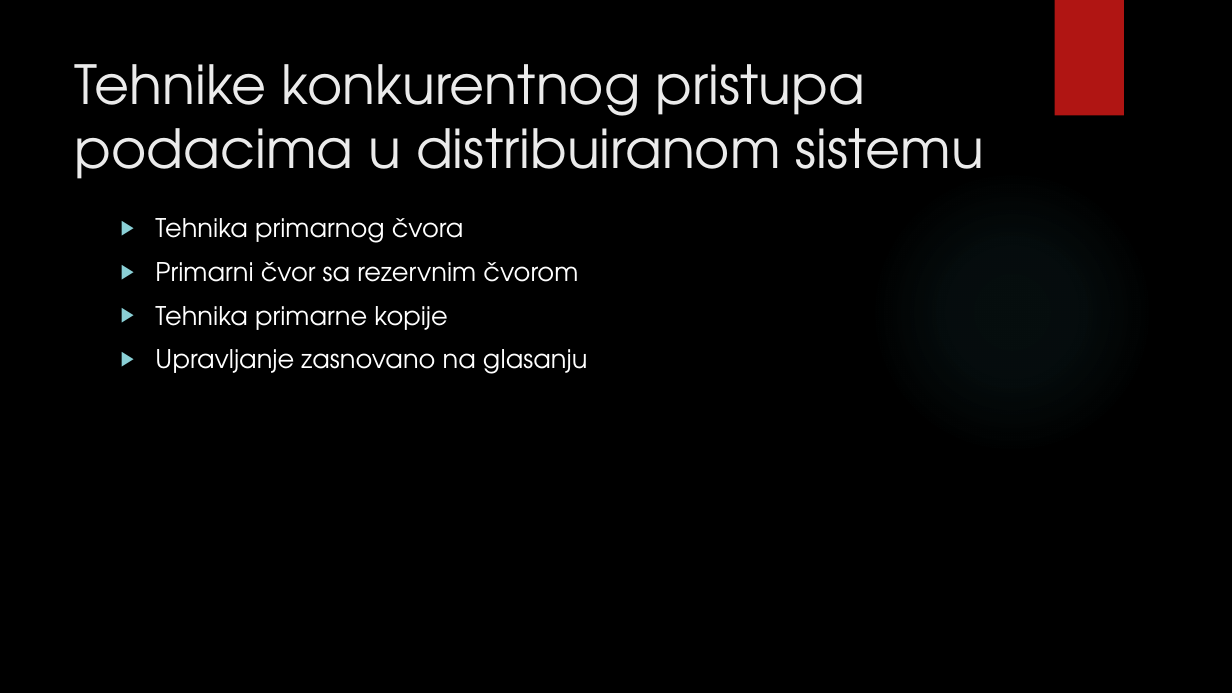
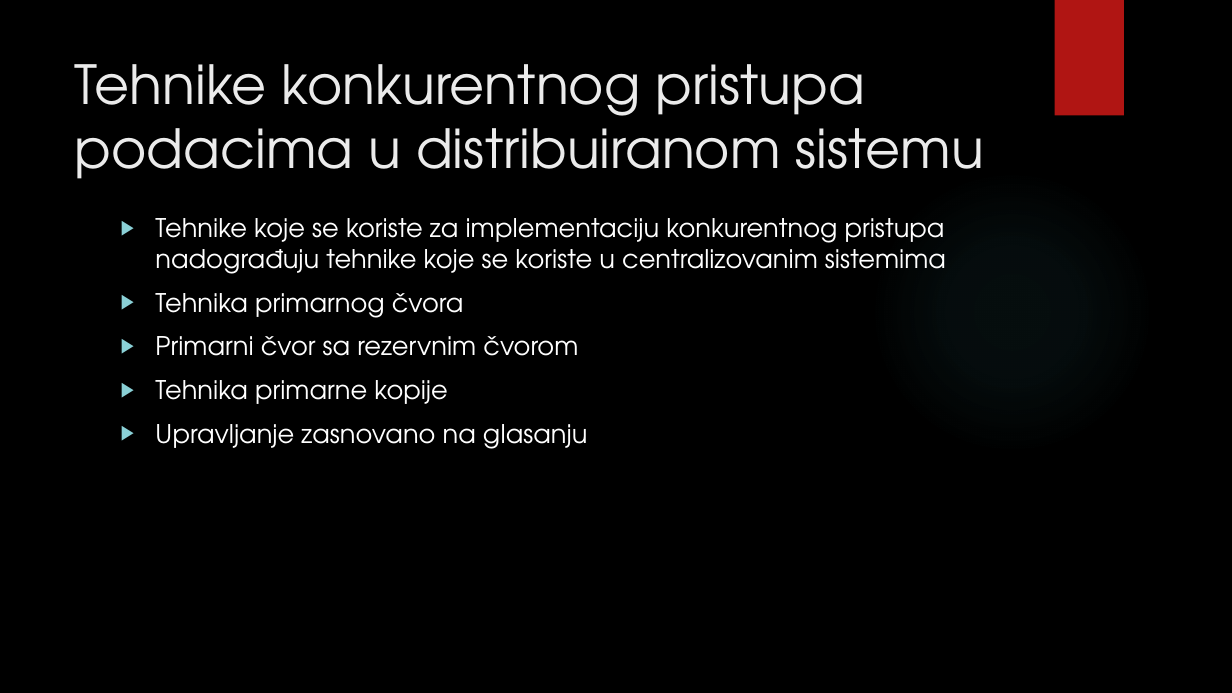
Before and after one commit to Rista5/DBMS, a slide deck: slide 7 of Distribuirane baze/Distribuirane baze podataka.pptx (slide 8 before the commit). Drawn at 1232x693 pixels with LibreOffice and Linux fonts; fonts in the diff are those of the drawing; background and template pictures are left out. Boxes give left, top, right and bottom in pixels: in the first picture for what was removed or moved away, otherwise in the second. Text is boxed around its words. In the diff, an @@ line names an element or a change of style, - is before the commit and + after.

```diff
--- a/Distribuirane baze/Distribuirane baze podataka.pptx
+++ b/Distribuirane baze/Distribuirane baze podataka.pptx
@@ text at box(155, 218, 946, 274): paragraph added @@
+▶ Tehnike koje se koriste za implementaciju konkurentnog pristupa nadograđuju tehnike koje se koriste u centralizovanim sistemima
```
Also in this commit, not shown: 13 other slides changed, 2 slides removed, 11 other files.
